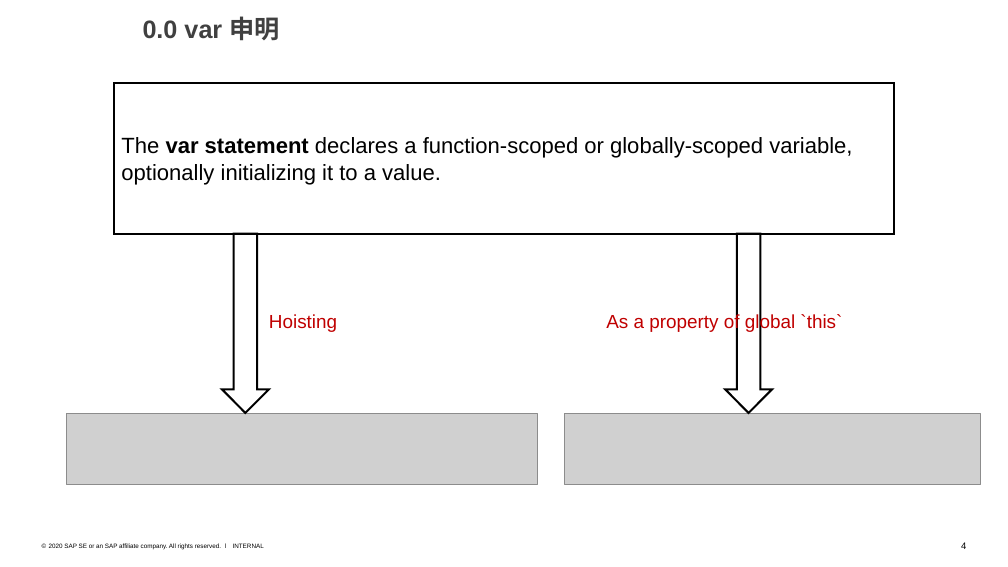
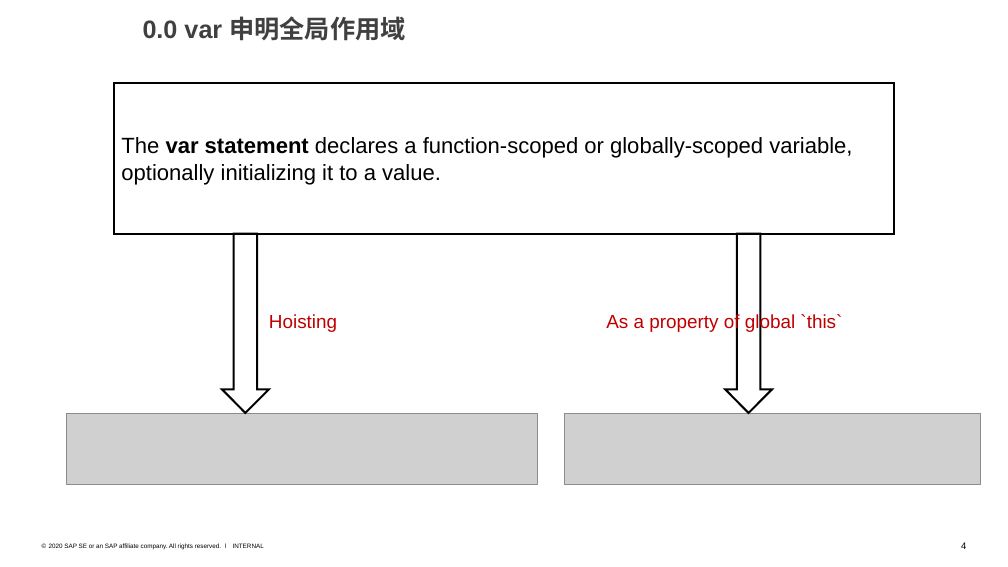
Before and after one commit to jiweiyuan/programmer, a slide deck: slide 4 of programming/scope-and-closure/作用域与闭包.pptx. Drawn at 1008x567 pixels with LibreOffice and Linux fonts; fonts in the diff are those of the drawing; grey boxes stand for pictures. Boxes give left, top, right and bottom in pixels: in the first picture for what was removed or moved away, otherwise in the second. Text is boxed around its words. In the diff, an @@ line names an element or a change of style, - is before the commit and + after.

```diff
--- a/programming/scope-and-closure/作用域与闭包.pptx
+++ b/programming/scope-and-closure/作用域与闭包.pptx
@@ text at (143,16,405,41): text changed @@
-0.0 var 申明
+0.0 var 申明全局作用域
```
Also in this commit, not shown: 8 other slides changed, 3 slides added, 4 other files.
